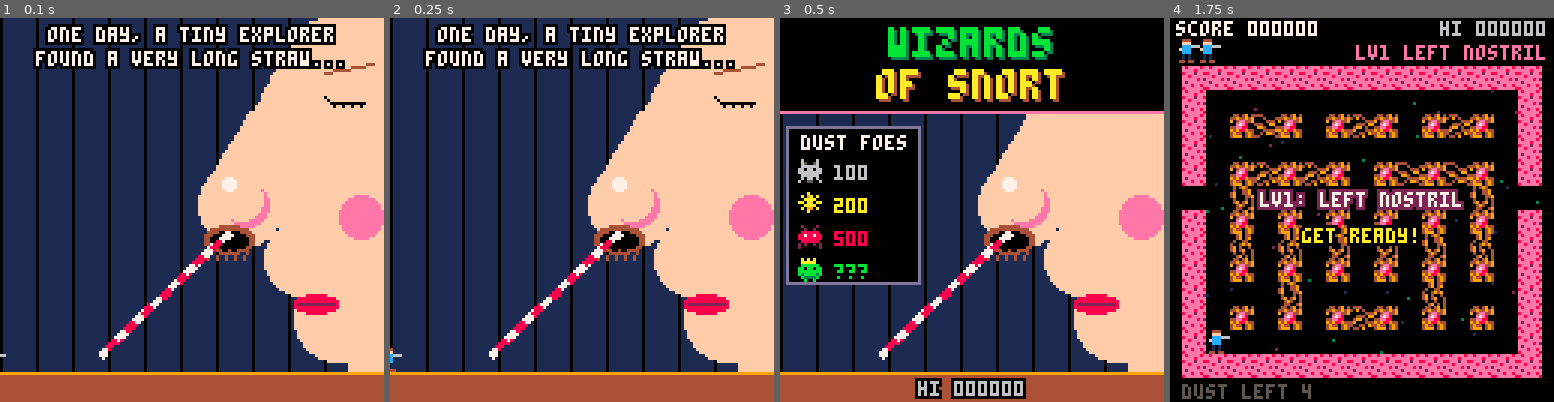
Above: before the commit, frames 1-4 (left to right).
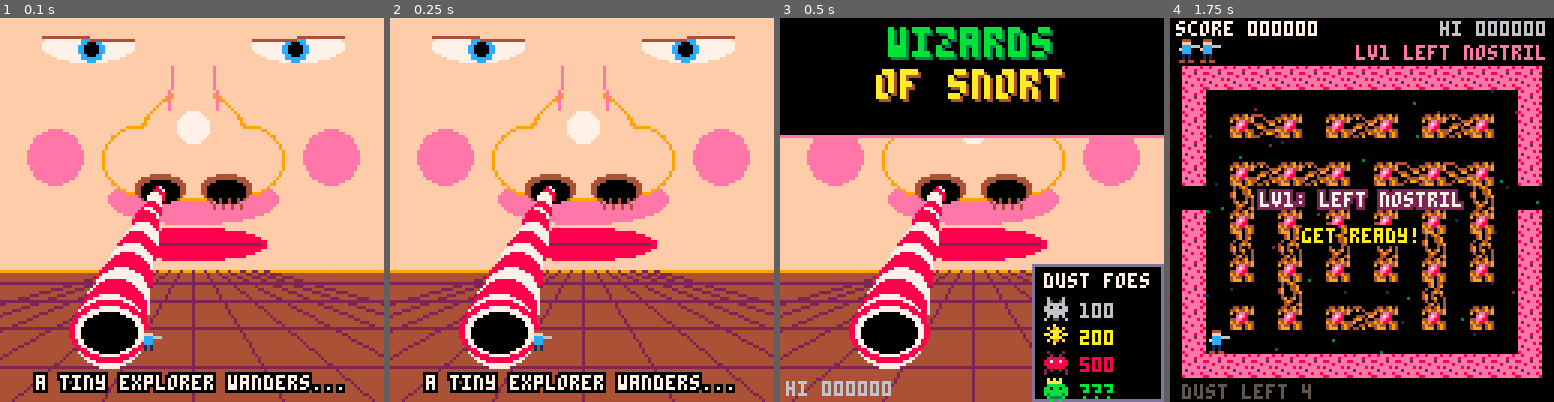
Above: after the commit, the same moments.

Repository: SwartzCr/pico8game
Game: PICO-8 cartridge wizards_of_snort.p8
The game is run twice, just before and just after one commit, with the same random seed, the same clock (stepped at 60 frames per second) and the same inputs.
Inputs:
- Up to frame 1 (0.1 s): no input
- Up to frame 2 (0.25 s): no input
- Up to frame 3 (0.5 s): tap X (X key) at 0.33 s
- Up to frame 4 (1.75 s): tap O (Z key) at 0.7, 1.7 s; tap X (X key) at 1.07 s; hold Right from 1.6 s (still down)

The runs differ from the first frame. In frame 1, 79% of the frame differs, in the area x 0-100%, y 0-100%; in frame 2, 79%; in frame 3, 63%; in frame 4, nothing differs.

Commit message:
Redo intro: nose looms in perspective, explorer flees the straw
The face now rises over a perspective floor, with the straw running
from a nostril toward the viewer. The explorer sprints away from the
straw's mouth against a stream of sucked-in dust, loses the tug of
war, and travels up the tube as a bulge before the snort. Title layout
moved to fit the new scene.

Co-Authored-By: Claude Opus 5.5 <noreply@anthropic.com>
Claude-Session: https://claude.ai/code/session_018cjYg7pzha9Xaji9LBqrJC

Diff:
--- a/game.lua
+++ b/game.lua
@@ -16,14 +16,14 @@
 }
 lvn={"left nostril","right nostril","nasal cavity","the sinuses","deep sinus","near the brain"}
 big=chr(6).."w"..chr(6).."t"
--- straw: bottom end, top end (nostril)
-s0x,s0y,s1x,s1y=34,112,76,72
+-- straw mouth (foreground)
+sox,soy=36,104
 
 function _init()
  cartdata("wizards_of_snort_1")
  hi=dget(0)
  gt=0 shk=0 parts={} pops={}
- st="intro" it=0
+ st="intro" it=0 flow={}
 end
 
 function pick(t) return t[flr(rnd(#t))+1] end
@@ -83,18 +83,35 @@
 end
 
 -->8
--- intro: up the straw we go
+-- intro: the nose looms, the straw sucks
 
 function upd_intro()
  it=it+1
- if it==170 then sfx(3) end
- if it==262 then sfx(4) shk=24 end
- if it>=262 and it<300 and it%5==0 then
-  puff(77,74,pick({6,5,15}),5)
+ if it==60 or it==130 or it==200 then sfx(3) end
+ if it==300 then
+  sfx(4) shk=24
+  puff(53,57,6,10) puff(75,57,5,10)
+ end
+ -- suction: dust streams into the straw
+ if it>60 and it<300 then
+  for i=1,2 do
+   local a=rnd()
+   add(flow,{x=sox+cos(a)*70,y=soy+sin(a)*40,c=pick({5,6,7})})
+  end
+ end
+ for q in all(flow) do
+  local dx,dy=sox-q.x,soy-q.y
+  local d=sqrt(dx*dx+dy*dy)
+  if d<6 or it>=300 then del(flow,q)
+  else
+   local v=1+60/d
+   q.px,q.py=q.x,q.y
+   q.x=q.x+dx/d*v q.y=q.y+dy/d*v
+  end
  end
  if btnp(4) or btnp(5) then
-  if it<340 then it=340 shk=0 parts={}
-  elseif it>350 then start_game() end
+  if it<370 then it=370 shk=0 parts={} flow={}
+  elseif it>380 then start_game() end
  end
 end
 
@@ -102,115 +119,141 @@
  sspr(fr*8,0,8,8,x,y,sz,sz,fl)
 end
 
-function draw_nose(wx,wy)
- -- head, lip area, chin, neck
- circfill(152,44+wy,64,15)
- circfill(100+wx,80+wy,12,15)
- circfill(112,100,14,15)
- rectfill(116,104,127,117,15)
- -- cheek blush
- circfill(120,66,7,14)
- -- nose bridge
- for i=0,10 do
-  local f=i/10
-  circfill(104-f*24+wx,4+f*58+wy,3+f*11,15)
- end
- -- bulb
- circfill(80+wx,62+wy,14,15)
- circfill(82+wx,62+wy,7,14)
- circfill(80+wx,60+wy,7,15)
- circfill(76+wx,55+wy,2,7)
- -- nostril
- ovalfill(68+wx,69+wy,84+wx,78+wy,4)
- ovalfill(70+wx,71+wy,82+wx,77+wy,0)
- -- nostril hairs
- for i=0,4 do
-  line(70+i*3+wx,77+wy,69+i*3+wx,80+wy,4)
- end
- -- blissful closed eye + brow
- line(108,18,124,15,4)
- line(110,28,121,28,0)
- line(110,28,108,26,0)
- for i=0,3 do pset(111+i*3,29,0) end
+-- giant face rising over the horizon
+function draw_face(wx,wy)
+ circfill(64,-30,96,15)
+ ovalfill(-24,10,152,110,15)
+ -- eyes peeking from the top
+ ovalfill(14,4,44,14,7) ovalfill(84,4,114,14,7)
+ circfill(30,10,4,12) circfill(98,10,4,12)
+ circfill(30,10,2,0) circfill(98,10,2,0)
+ rectfill(10,0,48,6,15) rectfill(80,0,118,6,15)
+ line(14,6,44,7,4) line(84,7,114,6,4)
+ -- cheeks
+ circfill(18,46,9,14) circfill(110,46,9,14)
+ -- nose bridge (light) and bulb
+ -- soft shadow under the nose
+ ovalfill(36+wx,52+wy,92+wx,68+wy,14)
+ circfill(45+wx,47+wy,11,9) circfill(83+wx,47+wy,11,9)
+ circfill(64+wx,42+wy,18,9)
+ circfill(45+wx,47+wy,10,15) circfill(83+wx,47+wy,10,15)
+ circfill(64+wx,42+wy,17,15)
+ rectfill(58+wx,0,70+wx,30+wy,15)
+ line(57+wx,16,56+wx,30+wy,14) line(71+wx,16,72+wx,30+wy,14)
+ circfill(64+wx,36+wy,5,7)
+ -- nostrils
+ ovalfill(45+wx,52+wy,61+wx,61+wy,4) ovalfill(67+wx,52+wy,83+wx,61+wy,4)
+ ovalfill(47+wx,54+wy,59+wx,61+wy,0) ovalfill(69+wx,54+wy,81+wx,61+wy,0)
+ for i=0,3 do
+  line(70+i*3+wx,60+wy,71+i*3+wx,63+wy,4)
+ end
  -- lips
- ovalfill(98,92,112,98,8)
- line(99,95,111,95,2)
+ ovalfill(40,70,88,80,8)
+ line(42,75,86,75,2)
+end
+
+function draw_floor()
+ rectfill(0,84,127,127,4)
+ line(0,84,127,84,9)
+ for i=-6,6 do line(64+i*4,84,64+i*30,127,2) end
+ for y in all({88,94,103,116}) do line(0,y,127,y,2) end
+end
+
+-- straw in perspective: thin at the nostril, wide at the mouth
+function tpos(f,wx,wy)
+ local nx,ny=53+wx,57+wy
+ return nx+(sox-nx)*f,ny+(soy-ny)*f,1.5+f*10.5
 end
 
 function draw_straw(wx,wy)
- local x1,y1=s1x+wx,s1y+wy
- local dx,dy=x1-s0x,y1-s0y
- local l=sqrt(dx*dx+dy*dy)
  local sc=0
- if it>170 and it<262 then sc=it*.8 end
- for i=0,l do
-  local f=i/l
+ if it>60 and it<300 then sc=it/10 end
+ for i=0,60 do
+  local f=i/60
+  local x,y,r=tpos(f,wx,wy)
   local c=8
-  if flr((i+sc)/4)%2==0 then c=7 end
-  circfill(s0x+dx*f,s0y+dy*f,1,c)
+  if flr(sqrt(f)*14+sc)%2==0 then c=7 end
+  circfill(x,y,r,c)
+ end
+ -- the explorer as a bulge travelling up the tube
+ if it>=230 and it<300 then
+  local f=1-(it-230)/70
+  f=f*f
+  local x,y,r=tpos(f,wx,wy)
+  circfill(x,y,r+1,7) circ(x,y,r+1,8)
+  local s=2+f*5
+  dman(x-s/2,y-s/2,s,gt%8<4,1)
+ end
+ -- open mouth of the straw
+ ovalfill(sox-13,soy-10,sox+13,soy+10,8)
+ ovalfill(sox-11,soy-8,sox+11,soy+8,7)
+ ovalfill(sox-9,soy-6,sox+9,soy+7,0)
+ if it>60 and it<300 then
+  circ(sox,soy,3+(gt%12)/2,1)
  end
 end
 
 function draw_intro()
  cls(1)
- -- wallpaper
- for x=0,127,12 do line(x,0,x,117,0) end
- rectfill(0,118,127,127,4)
- line(0,118,127,118,9)
  local wx,wy=0,0
- if it>=262 and it<330 then
-  wx=sin(it/6)*2 wy=cos(it/9)
- end
- draw_nose(wx,wy)
+ if it>=300 and it<360 then wx=sin(it/6)*2 wy=cos(it/9) end
+ draw_face(wx,wy)
+ draw_floor()
+ for q in all(flow) do
+  line(q.px or q.x,q.py or q.y,q.x,q.y,q.c)
+ end
  draw_straw(wx,wy)
- -- the tiny man
- if it<120 then
-  dman(-8+it*.3,110,8,false,it%16<8 and 1 or 2)
- elseif it<170 then
-  dman(28,110,8,false,1)
-  if it>135 then print("?",30,102,7) end
- elseif it<262 then
-  local f=(it-170)/92
+ -- the tiny explorer
+ local mx,my=46,104
+ if it<60 then
+  dman(mx,my,8,it>30,1)
+ elseif it<200 then
+  if it<130 then
+   local f=1-(it-60)/70
+   mx=66-20*f*f
+  else
+   mx=66-10*(it-130)/70+rnd(2)-1
+  end
+  dman(mx,my,8,false,gt%6<3 and 1 or 2)
+  -- sweat flying off
+  if gt%8<4 then pset(mx-1,my+1,12) pset(mx-3,my-1,12) end
+  if it<85 then print("!",mx+3,my-8,7) end
+  if it>140 then print("help!",mx-2,my-9,7) end
+ elseif it<230 then
+  local f=(it-200)/30
   local e=f*f
-  local sz=8-6*e
-  local cx=32+(s1x-32)*e
-  local cy=114+(s1y-114)*e
-  dman(cx-sz/2,cy-sz/2,sz,gt%8<4,1)
-  if it>200 then
-   print("help!",cx-24,cy-10,7)
-  end
+  local s=8-4*e
+  mx=56+(sox-56)*e my=104+(soy-104)*e-sin(f*.5)*12
+  dman(mx-s/2+4,my-s/2+4,s,gt%4<2,1)
+  print("help!",mx-2,my-12,7)
  end
  for q in all(parts) do circfill(q.x,q.y,q.l>15 and 1 or 0,q.c) end
  -- captions
- if it<170 then
-  cprint("one day, a tiny explorer",3,7,0)
-  cprint("found a very long straw...",11,7,0)
- elseif it<262 then
-  cprint("ssshhluuuuurp!",6,12,1)
- elseif it<340 then
-  cprint("*snnnorrrrrt*",6,9,4)
- else
-  draw_title()
- end
+ if it<60 then cprint("a tiny explorer wanders...",119,7,0)
+ elseif it<130 then cprint("uh oh... suction!",119,10,0)
+ elseif it<200 then cprint("run!! run!!",119,8,0)
+ elseif it<300 then cprint("ssshhluuuuurp!",119,12,1)
+ elseif it<370 then cprint("*snnnorrrrrt*",119,9,4)
+ else draw_title() end
 end
 
 function draw_title()
- rectfill(0,0,127,31,0)
- line(0,31,127,31,14)
+ rectfill(0,0,127,39,0)
+ line(0,39,127,39,14)
  bcprint("wizards",3,11,3)
  bcprint("of snort",17,10,4)
+ if gt%40<26 then cprint("press x to start",31,7,0) end
  -- monster roster
- rectfill(2,36,46,88,0)
- rect(2,36,46,88,13)
- print("dust foes",7,39,7)
+ rectfill(84,82,127,127,0)
+ rect(84,82,127,127,13)
+ print("dust foes",88,85,7)
  for i=1,4 do
   local k=kt[i]
-  local y=36+i*11
-  spr(k.s+flr(gt/12)%2,6,y)
-  print(i<4 and tostr(k.sc*10) or "???",18,y+2,k.c)
- end
- if gt%40<26 then cprint("press x to start",104,7,0) end
- cprint("hi "..pad(hi,5).."0",121,6,0)
+  local y=84+i*9
+  spr(k.s+flr(gt/12)%2,88,y)
+  print(i<4 and tostr(k.sc*10) or "???",100,y+2,k.c)
+ end
+ print("hi "..pad(hi,5).."0",2,121,6)
 end
 
 -->8
@@ -523,7 +566,7 @@
 function upd_over()
  ot=ot+1
  if ot>90 and (btnp(4) or btnp(5)) then
-  st="intro" it=340 parts={}
+  st="intro" it=370 parts={} flow={}
  end
 end
 
--- a/tools/harness.lua
+++ b/tools/harness.lua
@@ -93,7 +93,7 @@
 if mode=="shots" then
  for f=1,700 do
   frame()
-  if f==60 or f==150 or f==210 or f==290 or f==420 then dump("intro_"..f..".ppm") end
+  if f==40 or f==110 or f==175 or f==215 or f==260 or f==330 or f==420 then dump("intro_"..f..".ppm") end
  end
  btns[5]=true frame() btns[5]=false
  for f=1,200 do btns[1]=(f%60<30) frame() if f==200 then dump("game_start.ppm") end end
--- a/wizards_of_snort.p8
+++ b/wizards_of_snort.p8
@@ -19,14 +19,14 @@
 }
 lvn={"left nostril","right nostril","nasal cavity","the sinuses","deep sinus","near the brain"}
 big=chr(6).."w"..chr(6).."t"
--- straw: bottom end, top end (nostril)
-s0x,s0y,s1x,s1y=34,112,76,72
+-- straw mouth (foreground)
+sox,soy=36,104
 
 function _init()
  cartdata("wizards_of_snort_1")
  hi=dget(0)
  gt=0 shk=0 parts={} pops={}
- st="intro" it=0
+ st="intro" it=0 flow={}
 end
 
 function pick(t) return t[flr(rnd(#t))+1] end
@@ -86,18 +86,35 @@
 end
 
 -->8
--- intro: up the straw we go
+-- intro: the nose looms, the straw sucks
 
 function upd_intro()
  it=it+1
- if it==170 then sfx(3) end
- if it==262 then sfx(4) shk=24 end
- if it>=262 and it<300 and it%5==0 then
-  puff(77,74,pick({6,5,15}),5)
+ if it==60 or it==130 or it==200 then sfx(3) end
+ if it==300 then
+  sfx(4) shk=24
+  puff(53,57,6,10) puff(75,57,5,10)
+ end
+ -- suction: dust streams into the straw
+ if it>60 and it<300 then
+  for i=1,2 do
+   local a=rnd()
+   add(flow,{x=sox+cos(a)*70,y=soy+sin(a)*40,c=pick({5,6,7})})
+  end
+ end
+ for q in all(flow) do
+  local dx,dy=sox-q.x,soy-q.y
+  local d=sqrt(dx*dx+dy*dy)
+  if d<6 or it>=300 then del(flow,q)
+  else
+   local v=1+60/d
+   q.px,q.py=q.x,q.y
+   q.x=q.x+dx/d*v q.y=q.y+dy/d*v
+  end
  end
  if btnp(4) or btnp(5) then
-  if it<340 then it=340 shk=0 parts={}
-  elseif it>350 then start_game() end
+  if it<370 then it=370 shk=0 parts={} flow={}
+  elseif it>380 then start_game() end
  end
 end
 
@@ -105,115 +122,141 @@
  sspr(fr*8,0,8,8,x,y,sz,sz,fl)
 end
 
-function draw_nose(wx,wy)
- -- head, lip area, chin, neck
- circfill(152,44+wy,64,15)
- circfill(100+wx,80+wy,12,15)
- circfill(112,100,14,15)
- rectfill(116,104,127,117,15)
- -- cheek blush
- circfill(120,66,7,14)
- -- nose bridge
- for i=0,10 do
-  local f=i/10
-  circfill(104-f*24+wx,4+f*58+wy,3+f*11,15)
- end
- -- bulb
- circfill(80+wx,62+wy,14,15)
- circfill(82+wx,62+wy,7,14)
- circfill(80+wx,60+wy,7,15)
- circfill(76+wx,55+wy,2,7)
- -- nostril
- ovalfill(68+wx,69+wy,84+wx,78+wy,4)
- ovalfill(70+wx,71+wy,82+wx,77+wy,0)
- -- nostril hairs
- for i=0,4 do
-  line(70+i*3+wx,77+wy,69+i*3+wx,80+wy,4)
- end
- -- blissful closed eye + brow
- line(108,18,124,15,4)
- line(110,28,121,28,0)
- line(110,28,108,26,0)
- for i=0,3 do pset(111+i*3,29,0) end
+-- giant face rising over the horizon
+function draw_face(wx,wy)
+ circfill(64,-30,96,15)
+ ovalfill(-24,10,152,110,15)
+ -- eyes peeking from the top
+ ovalfill(14,4,44,14,7) ovalfill(84,4,114,14,7)
+ circfill(30,10,4,12) circfill(98,10,4,12)
+ circfill(30,10,2,0) circfill(98,10,2,0)
+ rectfill(10,0,48,6,15) rectfill(80,0,118,6,15)
+ line(14,6,44,7,4) line(84,7,114,6,4)
+ -- cheeks
+ circfill(18,46,9,14) circfill(110,46,9,14)
+ -- nose bridge (light) and bulb
+ -- soft shadow under the nose
+ ovalfill(36+wx,52+wy,92+wx,68+wy,14)
+ circfill(45+wx,47+wy,11,9) circfill(83+wx,47+wy,11,9)
+ circfill(64+wx,42+wy,18,9)
+ circfill(45+wx,47+wy,10,15) circfill(83+wx,47+wy,10,15)
+ circfill(64+wx,42+wy,17,15)
+ rectfill(58+wx,0,70+wx,30+wy,15)
+ line(57+wx,16,56+wx,30+wy,14) line(71+wx,16,72+wx,30+wy,14)
+ circfill(64+wx,36+wy,5,7)
+ -- nostrils
+ ovalfill(45+wx,52+wy,61+wx,61+wy,4) ovalfill(67+wx,52+wy,83+wx,61+wy,4)
+ ovalfill(47+wx,54+wy,59+wx,61+wy,0) ovalfill(69+wx,54+wy,81+wx,61+wy,0)
+ for i=0,3 do
+  line(70+i*3+wx,60+wy,71+i*3+wx,63+wy,4)
+ end
  -- lips
- ovalfill(98,92,112,98,8)
- line(99,95,111,95,2)
+ ovalfill(40,70,88,80,8)
+ line(42,75,86,75,2)
+end
+
+function draw_floor()
+ rectfill(0,84,127,127,4)
+ line(0,84,127,84,9)
+ for i=-6,6 do line(64+i*4,84,64+i*30,127,2) end
+ for y in all({88,94,103,116}) do line(0,y,127,y,2) end
+end
+
+-- straw in perspective: thin at the nostril, wide at the mouth
+function tpos(f,wx,wy)
+ local nx,ny=53+wx,57+wy
+ return nx+(sox-nx)*f,ny+(soy-ny)*f,1.5+f*10.5
 end
 
 function draw_straw(wx,wy)
- local x1,y1=s1x+wx,s1y+wy
- local dx,dy=x1-s0x,y1-s0y
- local l=sqrt(dx*dx+dy*dy)
  local sc=0
- if it>170 and it<262 then sc=it*.8 end
- for i=0,l do
-  local f=i/l
+ if it>60 and it<300 then sc=it/10 end
+ for i=0,60 do
+  local f=i/60
+  local x,y,r=tpos(f,wx,wy)
   local c=8
-  if flr((i+sc)/4)%2==0 then c=7 end
-  circfill(s0x+dx*f,s0y+dy*f,1,c)
+  if flr(sqrt(f)*14+sc)%2==0 then c=7 end
+  circfill(x,y,r,c)
+ end
+ -- the explorer as a bulge travelling up the tube
+ if it>=230 and it<300 then
+  local f=1-(it-230)/70
+  f=f*f
+  local x,y,r=tpos(f,wx,wy)
+  circfill(x,y,r+1,7) circ(x,y,r+1,8)
+  local s=2+f*5
+  dman(x-s/2,y-s/2,s,gt%8<4,1)
+ end
+ -- open mouth of the straw
+ ovalfill(sox-13,soy-10,sox+13,soy+10,8)
+ ovalfill(sox-11,soy-8,sox+11,soy+8,7)
+ ovalfill(sox-9,soy-6,sox+9,soy+7,0)
+ if it>60 and it<300 then
+  circ(sox,soy,3+(gt%12)/2,1)
  end
 end
 
 function draw_intro()
  cls(1)
- -- wallpaper
- for x=0,127,12 do line(x,0,x,117,0) end
- rectfill(0,118,127,127,4)
- line(0,118,127,118,9)
  local wx,wy=0,0
- if it>=262 and it<330 then
-  wx=sin(it/6)*2 wy=cos(it/9)
- end
- draw_nose(wx,wy)
+ if it>=300 and it<360 then wx=sin(it/6)*2 wy=cos(it/9) end
+ draw_face(wx,wy)
+ draw_floor()
+ for q in all(flow) do
+  line(q.px or q.x,q.py or q.y,q.x,q.y,q.c)
+ end
  draw_straw(wx,wy)
- -- the tiny man
- if it<120 then
-  dman(-8+it*.3,110,8,false,it%16<8 and 1 or 2)
- elseif it<170 then
-  dman(28,110,8,false,1)
-  if it>135 then print("?",30,102,7) end
- elseif it<262 then
-  local f=(it-170)/92
+ -- the tiny explorer
+ local mx,my=46,104
+ if it<60 then
+  dman(mx,my,8,it>30,1)
+ elseif it<200 then
+  if it<130 then
+   local f=1-(it-60)/70
+   mx=66-20*f*f
+  else
+   mx=66-10*(it-130)/70+rnd(2)-1
+  end
+  dman(mx,my,8,false,gt%6<3 and 1 or 2)
+  -- sweat flying off
+  if gt%8<4 then pset(mx-1,my+1,12) pset(mx-3,my-1,12) end
+  if it<85 then print("!",mx+3,my-8,7) end
+  if it>140 then print("help!",mx-2,my-9,7) end
+ elseif it<230 then
+  local f=(it-200)/30
   local e=f*f
-  local sz=8-6*e
-  local cx=32+(s1x-32)*e
-  local cy=114+(s1y-114)*e
-  dman(cx-sz/2,cy-sz/2,sz,gt%8<4,1)
-  if it>200 then
-   print("help!",cx-24,cy-10,7)
-  end
+  local s=8-4*e
+  mx=56+(sox-56)*e my=104+(soy-104)*e-sin(f*.5)*12
+  dman(mx-s/2+4,my-s/2+4,s,gt%4<2,1)
+  print("help!",mx-2,my-12,7)
  end
  for q in all(parts) do circfill(q.x,q.y,q.l>15 and 1 or 0,q.c) end
  -- captions
- if it<170 then
-  cprint("one day, a tiny explorer",3,7,0)
-  cprint("found a very long straw...",11,7,0)
- elseif it<262 then
-  cprint("ssshhluuuuurp!",6,12,1)
- elseif it<340 then
-  cprint("*snnnorrrrrt*",6,9,4)
- else
-  draw_title()
- end
+ if it<60 then cprint("a tiny explorer wanders...",119,7,0)
+ elseif it<130 then cprint("uh oh... suction!",119,10,0)
+ elseif it<200 then cprint("run!! run!!",119,8,0)
+ elseif it<300 then cprint("ssshhluuuuurp!",119,12,1)
+ elseif it<370 then cprint("*snnnorrrrrt*",119,9,4)
+ else draw_title() end
 end
 
 function draw_title()
- rectfill(0,0,127,31,0)
- line(0,31,127,31,14)
+ rectfill(0,0,127,39,0)
+ line(0,39,127,39,14)
  bcprint("wizards",3,11,3)
  bcprint("of snort",17,10,4)
+ if gt%40<26 then cprint("press x to start",31,7,0) end
  -- monster roster
- rectfill(2,36,46,88,0)
- rect(2,36,46,88,13)
- print("dust foes",7,39,7)
+ rectfill(84,82,127,127,0)
+ rect(84,82,127,127,13)
+ print("dust foes",88,85,7)
  for i=1,4 do
   local k=kt[i]
-  local y=36+i*11
-  spr(k.s+flr(gt/12)%2,6,y)
-  print(i<4 and tostr(k.sc*10) or "???",18,y+2,k.c)
- end
- if gt%40<26 then cprint("press x to start",104,7,0) end
- cprint("hi "..pad(hi,5).."0",121,6,0)
+  local y=84+i*9
+  spr(k.s+flr(gt/12)%2,88,y)
+  print(i<4 and tostr(k.sc*10) or "???",100,y+2,k.c)
+ end
+ print("hi "..pad(hi,5).."0",2,121,6)
 end
 
 -->8
@@ -526,7 +569,7 @@
 function upd_over()
  ot=ot+1
  if ot>90 and (btnp(4) or btnp(5)) then
-  st="intro" it=340 parts={}
+  st="intro" it=370 parts={} flow={}
  end
 end
 
Not shown, changed: screenshots.png
